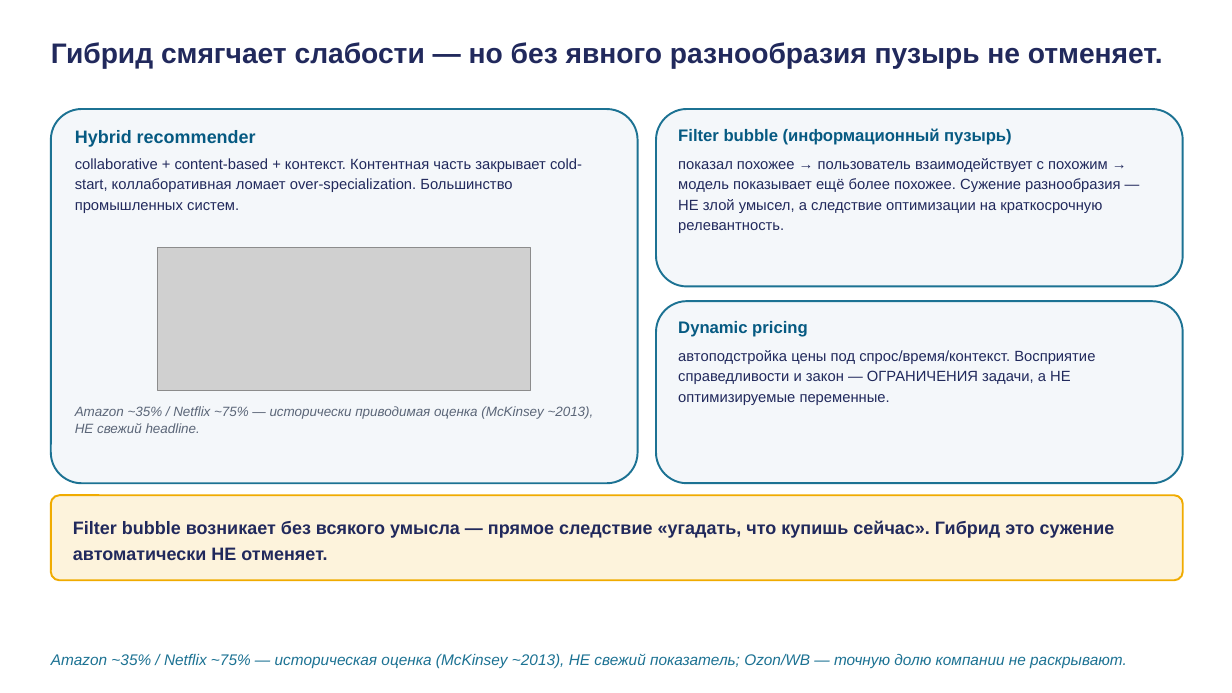
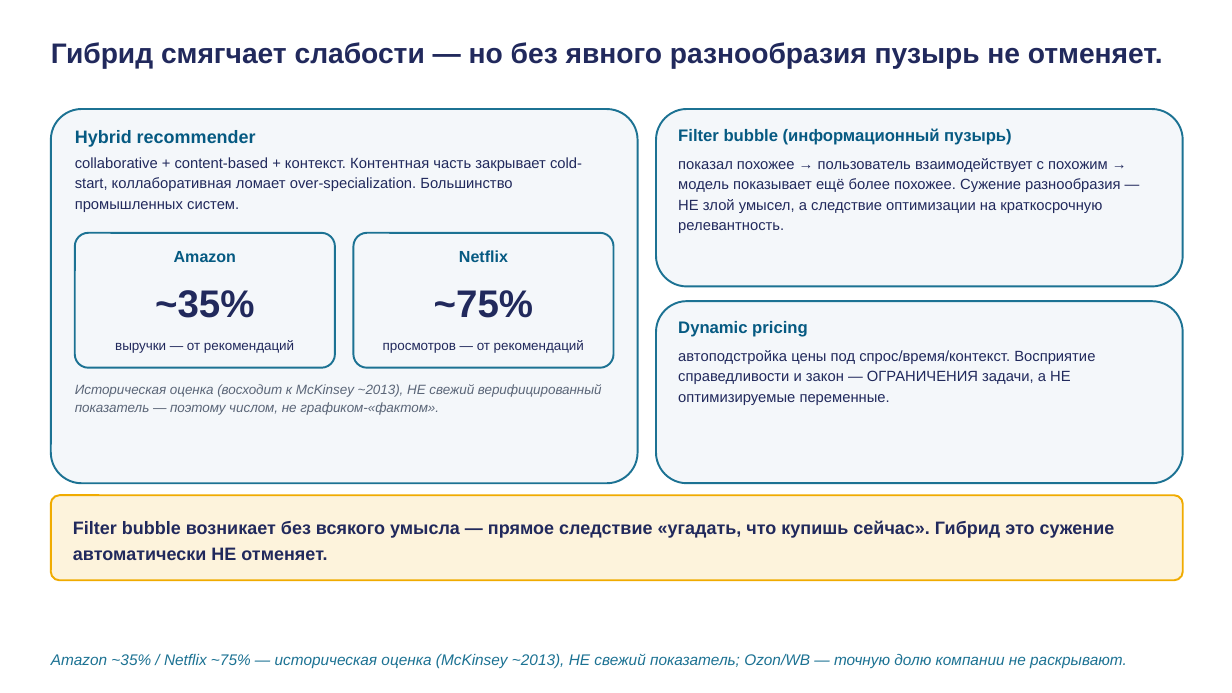
Before and after one commit to tellina-study/AI-usage-lessons, a slide deck: slide 28 of library/lectures/lec-05/rendered/lec-05.pptx. Drawn at 1232x693 pixels with LibreOffice and Linux fonts; fonts in the diff are those of the drawing; grey boxes stand for pictures. Boxes give left, top, right and bottom in pixels: in the first picture for what was removed or moved away, otherwise in the second. Text is boxed around its words. In the diff, an @@ line names an element or a change of style, - is before the commit and + after.

```diff
--- a/library/lectures/lec-05/rendered/lec-05.pptx
+++ b/library/lectures/lec-05/rendered/lec-05.pptx
@@ text "collaborative + content-based + контекст. ..." at bbox=[75, 157, 582, 212]: line spacing 1.16 to 1.14 @@
@@ rounded rectangle added at bbox=[75, 233, 335, 368], fill #F4F7FA, outline #1C7293 1.5 pt @@
@@ rounded rectangle added at bbox=[354, 233, 614, 368], fill #F4F7FA, outline #1C7293 1.5 pt @@
@@ picture removed at bbox=[158, 248, 531, 391] @@
@@ text added at bbox=[174, 251, 236, 262], 12.5 pt, text #065A82, bold @@
+Amazon
@@ text added at bbox=[459, 250, 508, 262], 12.5 pt, text #065A82, bold @@
+Netflix
@@ text added at bbox=[155, 290, 254, 318], 30 pt, text #21295C, bold @@
+~35%
@@ text added at bbox=[434, 290, 533, 318], 30 pt, text #21295C, bold @@
+~75%
@@ text added at bbox=[115, 340, 294, 353], 10.5 pt, text #21295C @@
+выручки — от рекомендаций
@@ text added at bbox=[383, 340, 584, 353], 10.5 pt, text #21295C @@
+просмотров — от рекомендаций
@@ text at bbox=[75, 384, 602, 415]: text changed @@
-Amazon ~35% / Netflix ~75% — исторически приводимая оценка (McKinsey ~2013), НЕ свежий headline.
+Историческая оценка (восходит к McKinsey ~2013), НЕ свежий верифицированный показатель — поэтому числом, не графиком-«фактом».
```
Also in this commit, not shown: 16 other slides changed, 1 slide added, 1 slide removed, 35 other files.
